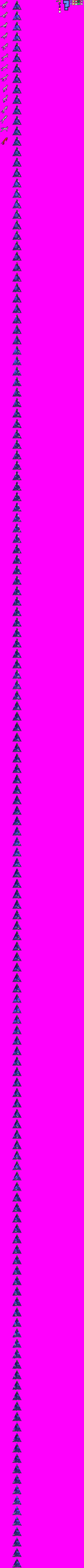
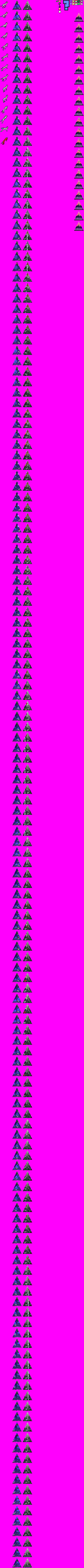
Before/after of a 84×1568 layered artwork. What changed in the layer stack:
added layer "selection_previewwizard" above "selection_previewdj" over [22, 0, 33, 1568]
added layer "selection_previewtutorial" above "selection_good" over [73, 12, 84, 231]
